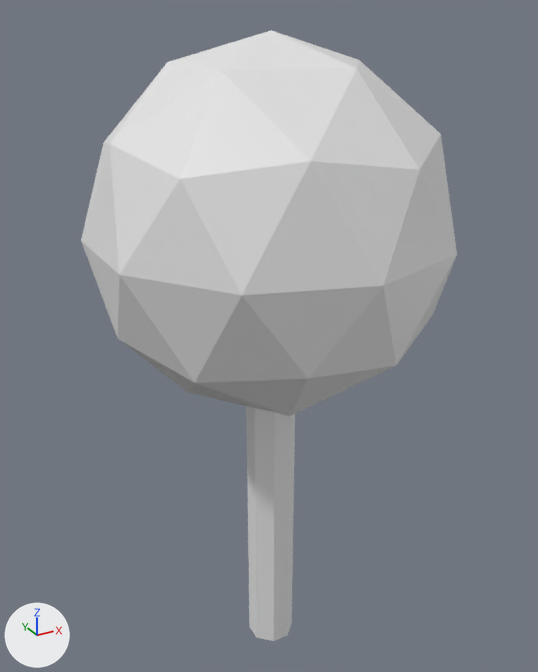
The Blender file scenes/models/tree.blend: old version first, new version second.
One viewpoint serves both versions: a camera (50 mm lens) standing at (-1.9, -3.43, 3.89) and looking at (0.04, 0.09, 2.13). Arrows for +X, +Y and +Z are at lower left; the lights stay in place. The first picture is the older version.
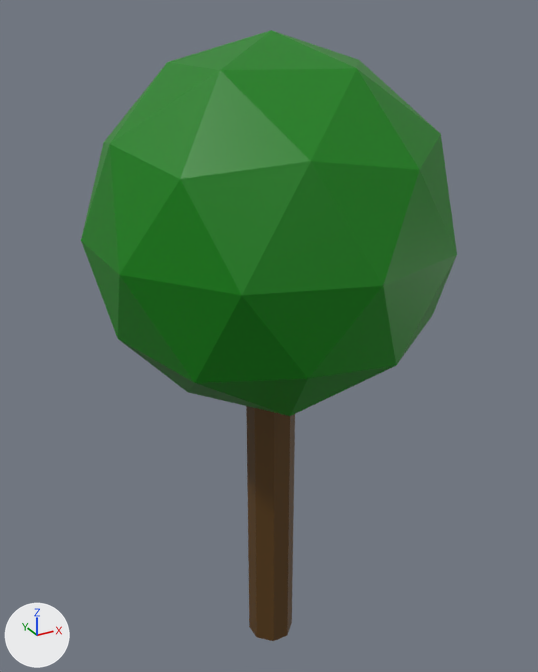
What changed in the scene script:
```text
Change mat_material:
    mat_material.base_color: (0.8, 0.8, 0.8) -> (0.0000722, 0.22, 0.0)  # white #e7e7e7 -> green #008100
Add mat_material_001:
    mat_material_001 = principled_material('Material.001')
    mat_material_001.base_color = (0.103, 0.0459, 0.00577)  # brown #5a3c11
Change me_cube:
    where me_cube.from_pydata(...)  # 16 vertices, 10 faces; spans x -0.14..0.14, y -0.14..0.14, z -1.0..1.0
    remove me_cube.materials.append(mat_material)  # white #e7e7e7
    add me_cube.materials.append(mat_material_001)  # brown #5a3c11
Change me_icosphere:
    where me_icosphere.from_pydata(...)  # 42 vertices, 80 faces; spans x -0.95..0.95, y -1.0..1.0, z -1.0..1.0
    add me_icosphere.materials.append(mat_material)  # green #008100
```

Changed parts and their boxes [x1, y1, x2, y2] in the pictures (538 x 672 px):
'Icosphere', recoloured (white to green)
    both: [81, 30, 457, 416]
'Cube', recoloured (white to brown)
    both: [246, 406, 295, 641]
